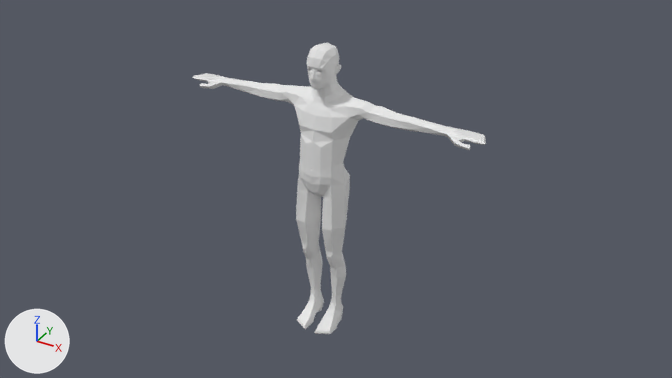
The Blender file homeworks/rig/human_male.blend, before and after one commit.
One viewpoint serves both versions: the file's camera 'Camera'. The lights are fixed; the arrows at lower left show +X, +Y and +Z.

The scene before the commit, as lines of its bpy script (objects in view):
```python
me_male = bpy.data.meshes.new('male')
me_male.from_pydata(...)  # 383 vertices, 350 faces; spans x 0.0..8.8, y -1.9..1.3, z 0.0..17.3
ob_male = bpy.data.objects.new('male', me_male)
ob_male.location = (0.0, 0.0, 0.0)
_m = ob_male.modifiers.new('Mirror', 'MIRROR')
_m.use_clip = True
```
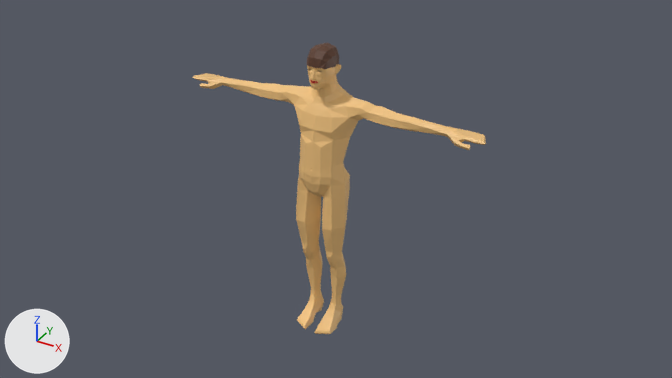
Where the change shows, as pixel boxes (x1, y1, x2, y2) in the pictures (672 x 378 px):
part 1 of me_male, recoloured: (192, 64, 486, 334) in both
part 2 of me_male, recoloured (white to brown): (307, 43, 339, 69) in both

What changed in the scene script:
```text
Add mat_hair:
    mat_hair = principled_material('Hair')
    mat_hair.base_color = (0.102, 0.0395, 0.0185)  # brown #5a3825
Add mat_lips:
    mat_lips = principled_material('Lips')
    mat_lips.base_color = (0.8, 0.0114, 0.0114)  # red #e71c1c
Add mat_skin:
    mat_skin = principled_material('Skin')
    mat_skin.base_color = (0.88, 0.539, 0.205)  # beige #f1c27d
Change me_male:
    where me_male.from_pydata(...)  # 383 vertices, 350 faces; spans x 0.0..8.8, y -1.9..1.3, z 0.0..17.3
    used by ob_male; location = (0.0, 0.0, 0.0)
    me_male part 1: 324 of the faces centred in x 0.0..8.6, y -1.7..1.3, z 0.0..16.4 switch from no material to mat_skin (beige #f1c27d)
    me_male part 2: 21 of the faces centred in x 0.2..0.7, y -0.9..0.9, z 16.0..17.2 switch from no material to mat_hair (brown #5a3825)
    add me_male.materials.append(mat_lips)  # red #e71c1c
```
